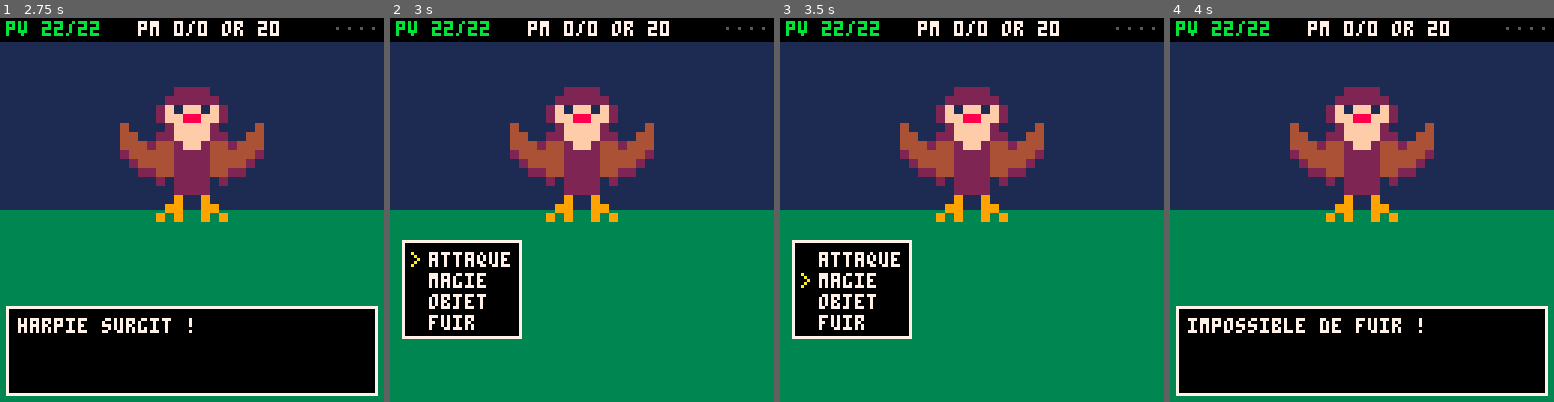
Above: before the commit, frames 1-4 (left to right).
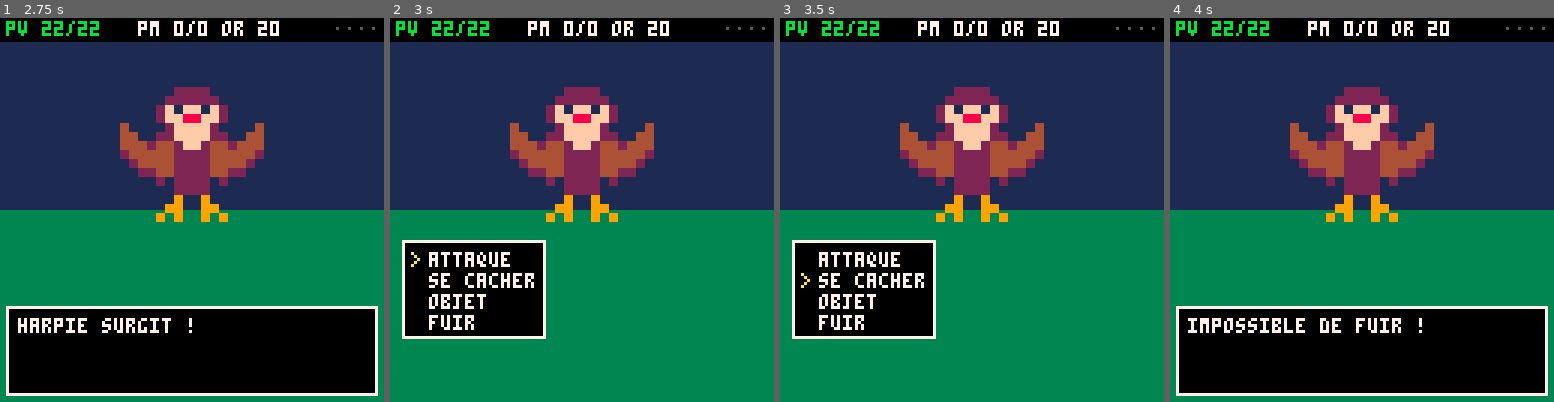
Above: after the commit, the same moments.

Repository: boblefrag/avenir-en-commun-rpg
Game: PICO-8 cartridge main.p8
The game is run twice, just before and just after one commit, with the same random seed, the same clock (stepped at 60 frames per second) and the same inputs.
Inputs:
- Up to frame 1 (2.75 s): tap O (Z key) at 0.33, 1.07, 2.22 s; tap Down at 0.7 s; tap X (X key) at 1.43, 2.07 s; hold Up 1.97-2.63 s; hold Right from 2.68 s (still down)
- Up to frame 2 (3 s): keep holding Right; tap X (X key) at 2.82 s
- Up to frame 3 (3.5 s): release Right at 3.02 s; hold Down from 3.07 s (still down)
- Up to frame 4 (4 s): tap X (X key) at 3.57 s; tap O (Z key) at 3.72 s; release Down at 3.73 s; hold Left from 3.78 s (still down)

Frame 1 is identical in both runs. In frame 2, 2.1% of the frame differs, in the area x 10-41%, y 57-84%; in frame 3, 2.1%; in frame 4, nothing differs.

Commit message:
Voleur : se cacher en combat
- remplace "magie" par "se cacher" : test agi contre agi du monstre,
  agi x1.5 en donjon (plus sombre), gratuit
- reussi : pas de coup ce tour, puis attaque sournoise x3 (toujours en
  premier) ou fuite avec agi x6 ; boire une potion fait perdre la cachette
- rate : le monstre le repere et frappe x2
- test de fumee : cachette et attaque sournoise

Co-Authored-By: Claude Opus 5.5 <noreply@anthropic.com>

Diff:
--- a/src/battle.lua
+++ b/src/battle.lua
@@ -4,13 +4,15 @@
 battle={}
 
 function battle.init(m)
- mo,mhp,bt,shd=m,m[2],0,0  -- shd : bouclier actif
+ -- shd : bouclier actif, hid : voleur cache (prochain coup x3)
+ mo,mhp,bt,shd,hid=m,m[2],0,0,false
  jingle(40,m[8]==15 and 32 or 24)
  msg(m[1].." surgit !",bmenu)
 end
 
 function bmenu()
- menu(split("attaque,magie,objet,fuir"),4,74,bact,true)
+ -- le voleur n'a pas de magie : il se cache a la place
+ menu(split("attaque,"..(h.cl==4 and "se cacher" or "magie")..",objet,fuir"),4,74,bact,true)
 end
 
 function bact(i)
@@ -18,8 +20,9 @@
  if i==1 then
   turn()
  elseif i==2 then
-  bmagic()
+  if h.cl==4 then hide() else bmagic() end
  elseif i==3 then
+  hid=false
   if h.pot+h.eth<1 then
    msg("aucun objet !",bmenu)
   else
@@ -34,11 +37,28 @@
    end,true)
   end
  elseif i==4 then
-  if rnd(h.agi+mo[5])<h.agi then
+  -- cache, le voleur fuit bien plus facilement (agi x6)
+  local a=h.agi*(hid and 6 or 1)
+  hid=false
+  if rnd(a+mo[5])<a then
    msg("vous prenez la fuite !",back)
   else
    msg("impossible de fuir !",function() monster_turn(bmenu) end)
   end
+ end
+end
+
+-- voleur : test agi contre agi du monstre, bonus x1.5 en donjon
+-- (plus sombre). reussi : pas de coup ce tour, et le suivant est
+-- une attaque sournoise x3 ou une fuite presque sure.
+-- rate : le monstre le repere et frappe x2
+function hide()
+ local a=h.agi*(prev==dungeon and 1.5 or 1)
+ if rnd(a+mo[5])<a then
+  hid=true
+  msg("vous vous cachez !\n"..mo[1].."\nne vous trouve pas.",bmenu)
+ else
+  msg("pas de cachette !\n"..mo[1].."\nvous a repere !",function() monster_turn(bmenu,2) end)
  end
 end
 
@@ -88,18 +108,20 @@
 end
 
 function hero_turn(k)
- local n=dmg(h.att,mo[4])
+ local n=dmg(h.att,mo[4])*(hid and 3 or 1)
  mhp-=n
- local a=hatk[h.cl] or "coup d'epee"
- local s="vous donnez un "..a.." !\n"..mo[1]..(#mo[1]>14 and "\nperd " or " perd ")..n.." pv"
+ local s=hid and "attaque sournoise !" or "vous donnez un "..(hatk[h.cl] or "coup d'epee").." !"
+ hid=false
+ s..="\n"..mo[1]..(#mo[1]>14 and "\nperd " or " perd ")..n.." pv"
  msg(s,function()
   if mhp<=0 then win() else (k or bmenu)() end
  end)
 end
 
-function monster_turn(k)
+-- x : multiplicateur des degats (2 si le voleur rate sa cachette)
+function monster_turn(k,x)
  bt+=1
- local sp,n,s,c=mo[12],dmg(mo[3],h.def,4),"",bt%3==0
+ local sp,n,s,c=mo[12],dmg(mo[3],h.def,4)*(x or 1),"",bt%3==0
  if sp==4 and bt%3==2 then
   n,s=0,"le minotaure gratte le sol..."
  elseif sp==5 then
@@ -128,7 +150,8 @@
 end
 
 function turn()
- if h.agi+rnd(4)>=mo[5]+rnd(4) then
+ -- cache, le voleur frappe toujours en premier
+ if hid or h.agi+rnd(4)>=mo[5]+rnd(4) then
   hero_turn(function() monster_turn(bmenu) end)
  else
   monster_turn(function() hero_turn(bmenu) end)
--- a/tests/smoke.lua
+++ b/tests/smoke.lua
@@ -125,6 +125,16 @@
 ok(enc(17)!=nil and rep==9,"repousse : compteur de pas")
 rep=0
 
+-- voleur : se cacher puis attaque sournoise
+new_hero(4)
+mo,mhp,prev,wins=mons[1],1000,world,{}
+h.agi=1000
+hide()
+ok(hid,"voleur cache (agi enorme)")
+hero_turn()
+ok(not hid and mhp<1000,"attaque sournoise : "..(1000-mhp).." degats")
+wins={}
+
 -- donjons : sortie et boss presents
 px,py=0,0
 for d=1,5 do
